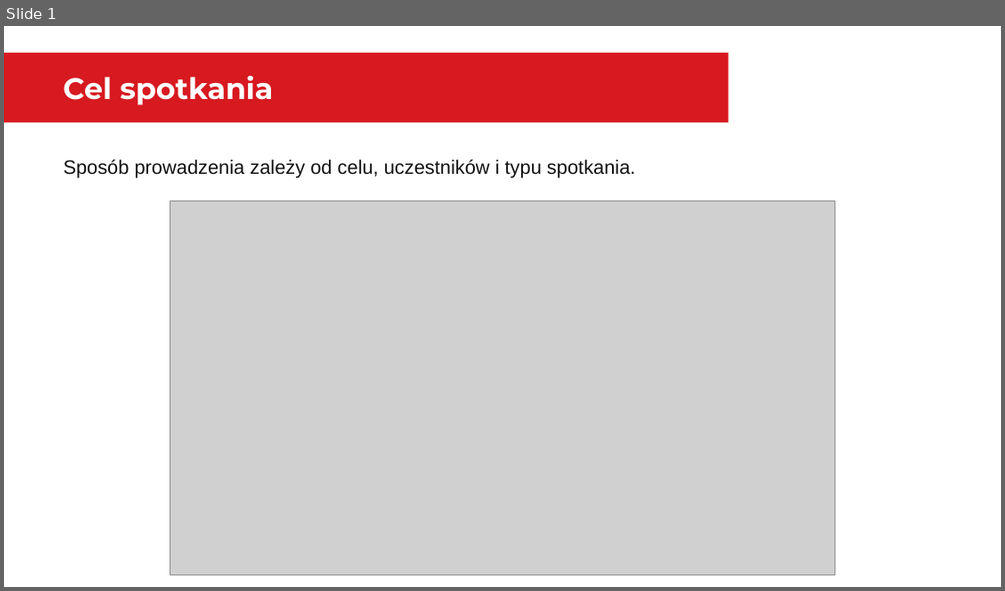
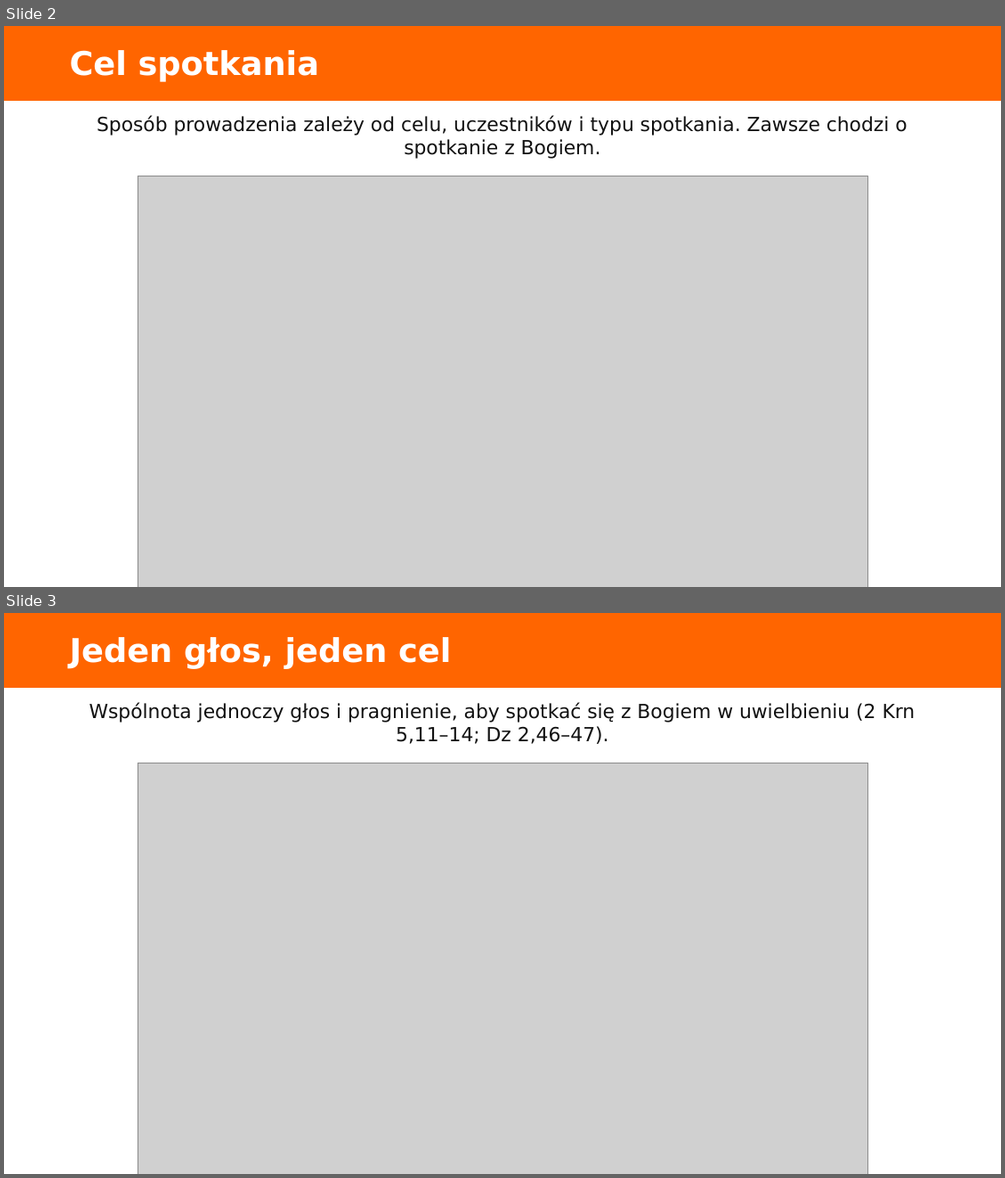
Before and after one commit to folkien/teachings, a slide deck: issue_kurs_kamch_lubecko/6.prowadzenie-modlitwy-wspolnotowej/dyrektorium_2017_prowadzenie-modlitwy-wspolnotowej_prezentacja.pptx. Shown one above the other, each under a label of ours: slide 1 before the commit, slides 2 and 3 after it. The pictures are 1005x591 and 1005x1178 pixels, drawn with LibreOffice and Linux fonts; fonts in the diff are those of the drawing; grey boxes stand for pictures. Boxes give left, top, right and bottom in pixels: in the first picture for what was removed or moved away, otherwise in the second. Text is boxed around its words. In the diff, an @@ line names an element or a change of style, - is before the commit and + after.

```diff
--- a/issue_kurs_kamch_lubecko/6.prowadzenie-modlitwy-wspolnotowej/dyrektorium_2017_prowadzenie-modlitwy-wspolnotowej_prezentacja.pptx
+++ b/issue_kurs_kamch_lubecko/6.prowadzenie-modlitwy-wspolnotowej/dyrektorium_2017_prowadzenie-modlitwy-wspolnotowej_prezentacja.pptx
@@ slide 3 added at (4, 613, 1001, 1174), background #FFFFFF @@
@@ rectangle added at (4, 613, 1001, 688), fill #FF6500, outline #FF6500 0 pt @@
@@ text added at (70, 637, 451, 669), 31.5 pt, text #FFFFFF, bold @@
+Jeden głos, jeden cel
@@ text added at (89, 702, 915, 744), 18.8 pt, text #111111 @@
+Wspólnota jednoczy głos i pragnienie, aby spotkać się z Bogiem w uwielbieniu (2 Krn 5,11–14; Dz 2,46–47).
@@ picture added at (138, 763, 868, 1174) @@
@@ what was slide 1 is now slide 2 @@
@@ slide 2 changed as well @@
@@ rectangle added at (4, 26, 1001, 101), fill #FF6500, outline #FF6500 0 pt @@
@@ text "Cel spotkania": place and size @@
-text "Cel spotkania" at (4, 52, 728, 122)
+text "Cel spotkania" at (70, 50, 319, 82)
@@ text "Cel spotkania" at (70, 50, 319, 82): size 28.5 to 31.5 pt, font Montserrat to DejaVu Sans; vertical alignment middle to top; fill #D71920 to none @@
@@ text at (97, 115, 906, 159): text changed; font Arial to DejaVu Sans @@
-Sposób prowadzenia zależy od celu, uczestników i typu spotkania.
+Sposób prowadzenia zależy od celu, uczestników i typu spotkania. Zawsze chodzi o spotkanie z Bogiem.
@@ picture: place and size @@
-picture at (170, 200, 834, 574)
+picture at (138, 176, 868, 587)
```
Also in this commit, not shown: 5 other slides changed, 3 other slides added, 2 slides removed, 37 other files.
